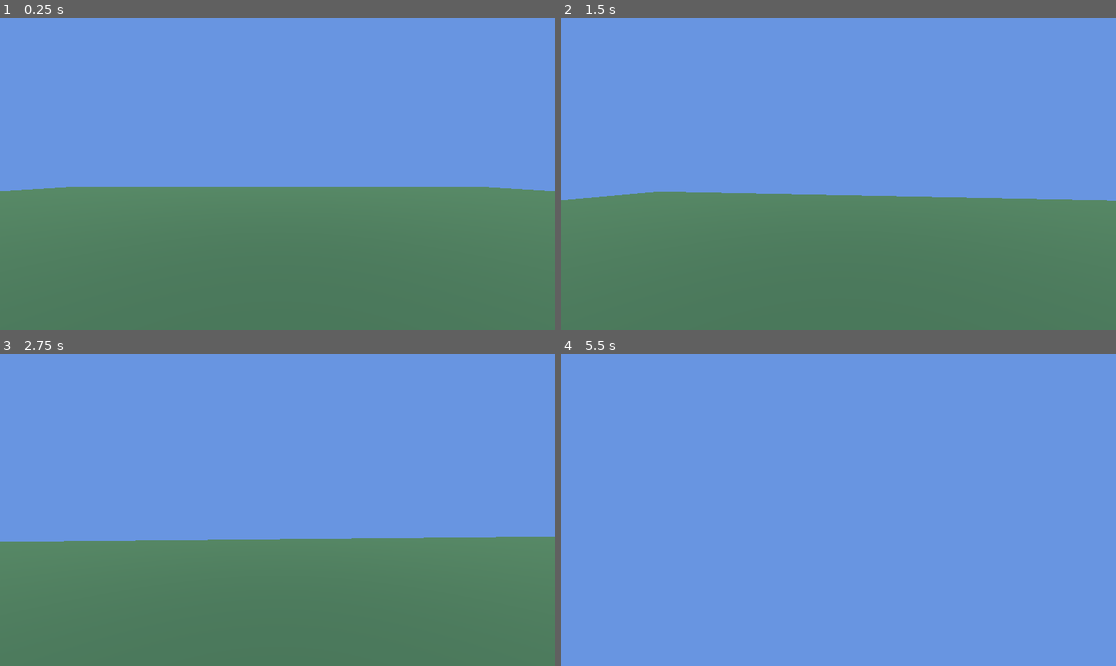
Above: before the commit, frames 1-4 (two rows, left to right).
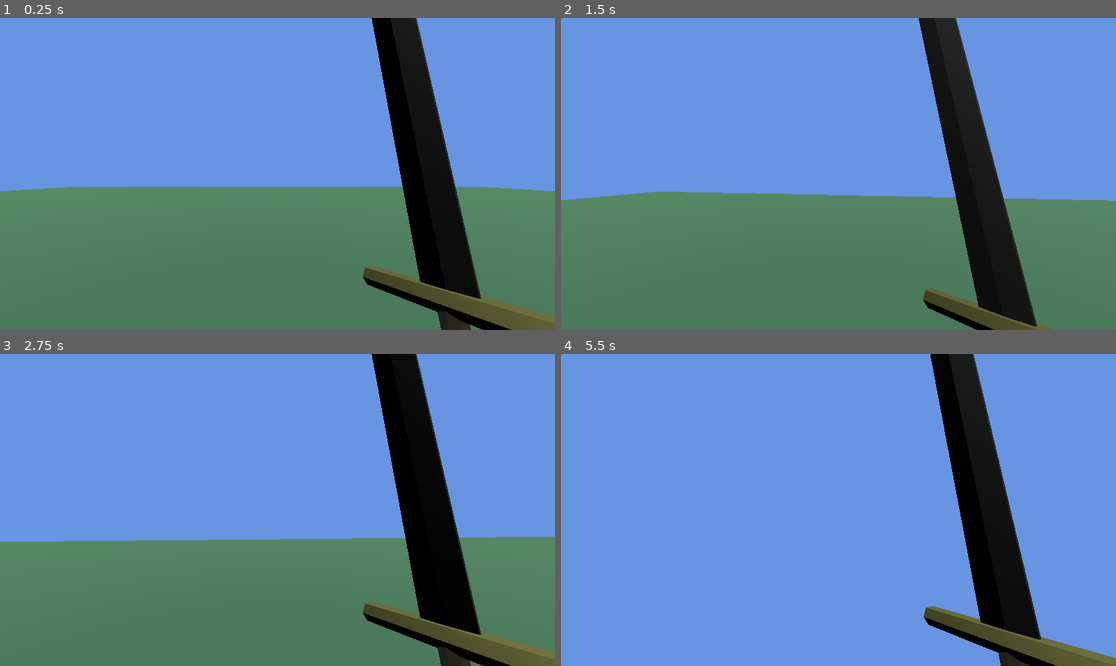
Above: after the commit, the same moments.

Repository: lamouu/Panopoly
Game: Godot game, scene res://scenes/world.tscn
Same seed, same stepped clock (60 frames per second), same inputs: the game is played once before the commit and once after it.
Inputs (mouse positions are in pixels of both pictures, inside the frame that each line leads up to):
- Up to frame 1 (0.25 s): no input
- Up to frame 2 (1.5 s): move the mouse to (866, 174) at 0.52 s; hold W (up) from 0.53 s (still down); tap Space (jump) at 0.77 s; move the mouse to (810, 174) at 1.27 s
- Up to frame 3 (2.75 s): keep holding W (up); tap Space (jump) at 1.52 s; move the mouse to (288, 503) at 2.02 s
- Up to frame 4 (5.5 s): keep holding W (up); move the mouse to (832, 516) at 2.77 s; tap Space (jump) at 3.02, 3.77, 4.52 s; move the mouse to (877, 513) at 3.52 s; move the mouse to (794, 506) at 4.27 s; move the mouse to (844, 510) at 5.02 s

The runs differ from the first frame. In frame 1, 11% of the frame differs, in the area x 65-100%, y 0-100%; in frame 2, 9.1%; in frame 3, 11%; in frame 4, 11%.

Commit message:
sword with idle animation

Diff:
--- /dev/null
+++ b/art/models/model_scenes/sword_2.tscn
@@ -0,0 +1,5 @@
+[gd_scene load_steps=2 format=3 uid="uid://bc0kg8hk06l7c"]
+
+[ext_resource type="PackedScene" uid="uid://cof4p1iry4g4x" path="res://art/models/sword2.glb" id="1_b6s2r"]
+
+[node name="sword2" instance=ExtResource("1_b6s2r")]
--- a/scenes/player.tscn
+++ b/scenes/player.tscn
@@ -1,6 +1,7 @@
-[gd_scene load_steps=4 format=3 uid="uid://cym4x58rxf7qy"]
+[gd_scene load_steps=8 format=3 uid="uid://cym4x58rxf7qy"]
 
 [ext_resource type="Script" uid="uid://bb030veembnn5" path="res://scripts/player.gd" id="1_y0qk3"]
+[ext_resource type="PackedScene" uid="uid://cof4p1iry4g4x" path="res://art/models/sword2.glb" id="2_g2els"]
 
 [sub_resource type="CapsuleMesh" id="CapsuleMesh_ojbdc"]
 radius = 0.4
@@ -9,6 +10,92 @@
 [sub_resource type="CapsuleShape3D" id="CapsuleShape3D_y0qk3"]
 radius = 0.4
 height = 1.8
+
+[sub_resource type="Animation" id="Animation_g2els"]
+resource_name = "idle"
+length = 3.0
+loop_mode = 1
+tracks/0/type = "value"
+tracks/0/imported = false
+tracks/0/enabled = true
+tracks/0/path = NodePath("Camera3D/WeaponPivot:rotation")
+tracks/0/interp = 1
+tracks/0/loop_wrap = true
+tracks/0/keys = {
+"times": PackedFloat32Array(0),
+"transitions": PackedFloat32Array(1),
+"update": 0,
+"values": [Vector3(0, 0, 0)]
+}
+tracks/1/type = "value"
+tracks/1/imported = false
+tracks/1/enabled = true
+tracks/1/path = NodePath("Camera3D/WeaponPivot/sword2:position")
+tracks/1/interp = 1
+tracks/1/loop_wrap = true
+tracks/1/keys = {
+"times": PackedFloat32Array(0, 1.5),
+"transitions": PackedFloat32Array(-2, -2),
+"update": 0,
+"values": [Vector3(0.541, -0.582, -0.585), Vector3(0.541, -0.674862, -0.585)]
+}
+tracks/2/type = "value"
+tracks/2/imported = false
+tracks/2/enabled = true
+tracks/2/path = NodePath("Camera3D/WeaponPivot/sword2:rotation")
+tracks/2/interp = 1
+tracks/2/loop_wrap = true
+tracks/2/keys = {
+"times": PackedFloat32Array(0, 1.5),
+"transitions": PackedFloat32Array(-2, -2),
+"update": 0,
+"values": [Vector3(0, -1.18682, 0.191986), Vector3(-0.0225121, -1.18745, 0.247744)]
+}
+
+[sub_resource type="Animation" id="Animation_qhqgy"]
+length = 0.001
+tracks/0/type = "value"
+tracks/0/imported = false
+tracks/0/enabled = true
+tracks/0/path = NodePath("Camera3D/WeaponPivot:rotation")
+tracks/0/interp = 1
+tracks/0/loop_wrap = true
+tracks/0/keys = {
+"times": PackedFloat32Array(0),
+"transitions": PackedFloat32Array(1),
+"update": 0,
+"values": [Vector3(0, 0, 0)]
+}
+tracks/1/type = "value"
+tracks/1/imported = false
+tracks/1/enabled = true
+tracks/1/path = NodePath("Camera3D/WeaponPivot/sword2:position")
+tracks/1/interp = 1
+tracks/1/loop_wrap = true
+tracks/1/keys = {
+"times": PackedFloat32Array(0),
+"transitions": PackedFloat32Array(1),
+"update": 0,
+"values": [Vector3(0.541, -0.582, -0.585)]
+}
+tracks/2/type = "value"
+tracks/2/imported = false
+tracks/2/enabled = true
+tracks/2/path = NodePath("Camera3D/WeaponPivot/sword2:rotation")
+tracks/2/interp = 1
+tracks/2/loop_wrap = true
+tracks/2/keys = {
+"times": PackedFloat32Array(0),
+"transitions": PackedFloat32Array(1),
+"update": 0,
+"values": [Vector3(0, -1.18682, 0.191986)]
+}
+
+[sub_resource type="AnimationLibrary" id="AnimationLibrary_dqkch"]
+_data = {
+&"RESET": SubResource("Animation_qhqgy"),
+&"idle": SubResource("Animation_g2els")
+}
 
 [node name="Player" type="CharacterBody3D"]
 script = ExtResource("1_y0qk3")
@@ -21,3 +108,14 @@
 
 [node name="Camera3D" type="Camera3D" parent="."]
 transform = Transform3D(1, 0, 0, 0, 1, 0, 0, 0, 1, 0, 0.661619, 0)
+
+[node name="WeaponPivot" type="Node3D" parent="Camera3D"]
+
+[node name="sword2" parent="Camera3D/WeaponPivot" instance=ExtResource("2_g2els")]
+transform = Transform3D(0.0992855, -0.0192991, -0.25034, 0.0515184, 0.265039, 0, 0.24574, -0.0477671, 0.101144, 0.541, -0.582, -0.585)
+
+[node name="AnimationPlayer" type="AnimationPlayer" parent="."]
+libraries = {
+&"": SubResource("AnimationLibrary_dqkch")
+}
+autoplay = "idle"
--- a/scenes/world.tscn
+++ b/scenes/world.tscn
@@ -18,6 +18,9 @@
 
 [node name="World" type="Node3D"]
 
+[node name="DirectionalLight3D" type="DirectionalLight3D" parent="."]
+transform = Transform3D(1, 0, 0, 0, 0.0325271, 0.999471, 0, -0.999471, 0.0325271, 12.6685, 16.9684, 0)
+
 [node name="Floor" type="StaticBody3D" parent="."]
 
 [node name="CollisionShape3D" type="CollisionShape3D" parent="Floor"]
@@ -30,10 +33,8 @@
 skeleton = NodePath("../CollisionShape3D")
 
 [node name="Player" parent="." instance=ExtResource("1_a02cp")]
+unique_name_in_owner = true
 transform = Transform3D(1, 0, 0, 0, 1, 0, 0, 0, 1, 0, 0.839126, 0)
-
-[node name="DirectionalLight3D" type="DirectionalLight3D" parent="Player"]
-transform = Transform3D(1, 0, 0, 0, 0.0325271, 0.999471, 0, -0.999471, 0.0325271, 12.6685, 16.1293, 0)
 
 [node name="WorldEnvironment" type="WorldEnvironment" parent="."]
 environment = SubResource("Environment_a02cp")
